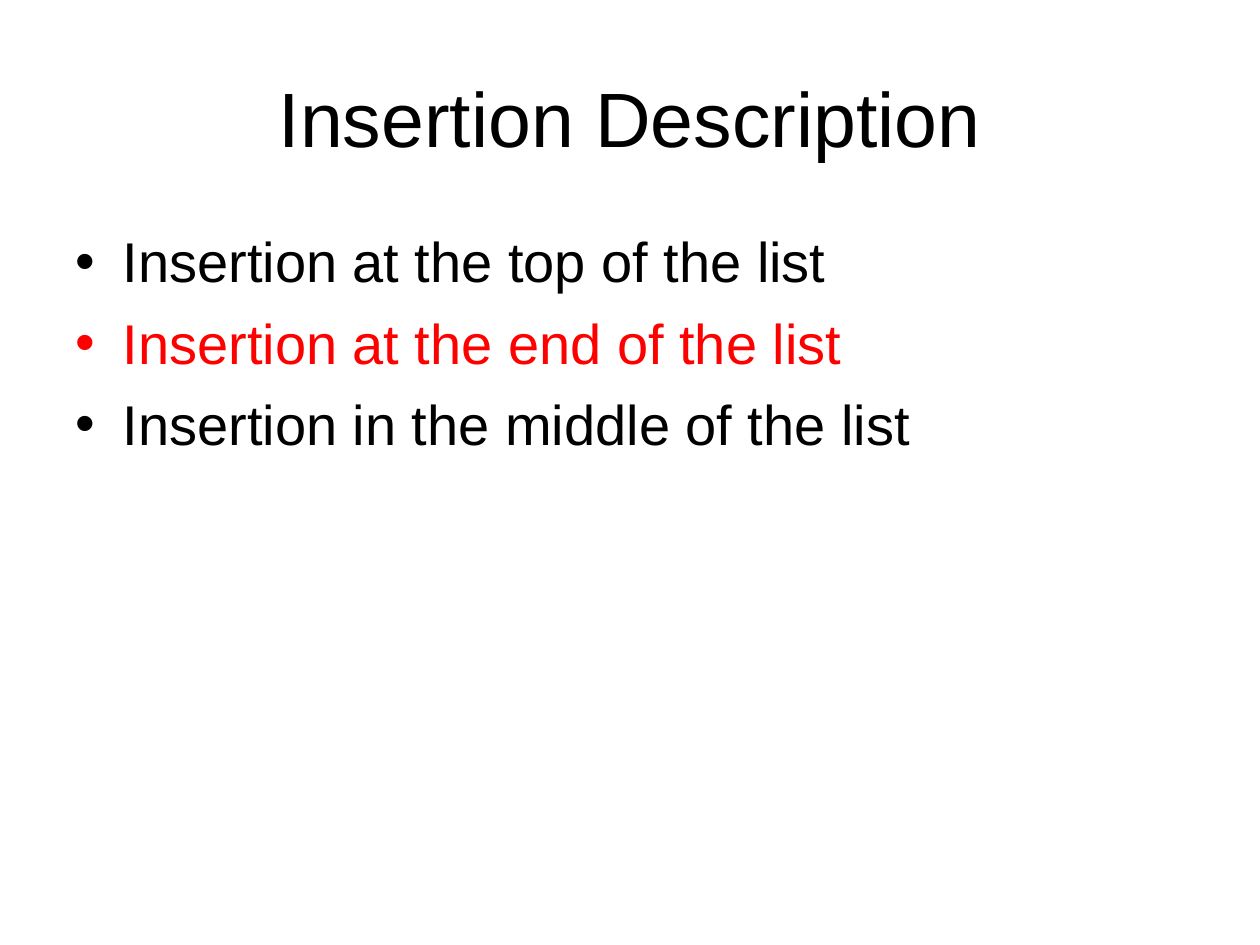
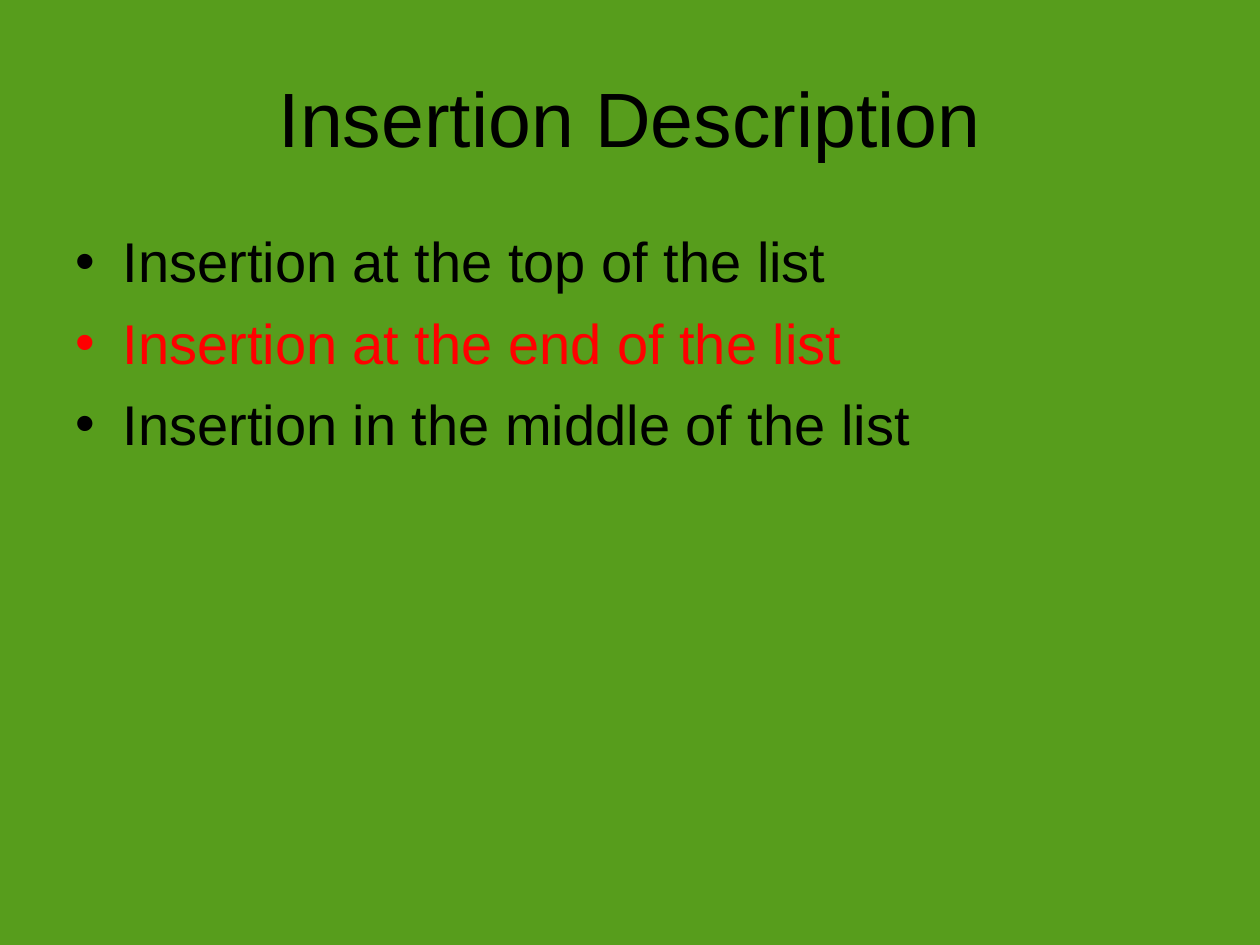
Before and after one commit to srinivaskodali/Practice, a slide deck: slide 23 of LinkedLists/Linked_Lists_mirafra_1.odp. Drawn at 1260x945 pixels with LibreOffice and Linux fonts; fonts in the diff are those of the drawing. Boxes give left, top, right and bottom in pixels: in the first picture for what was removed or moved away, otherwise in the second. Text is boxed around its words. In the diff, an @@ line names an element or a change of style, - is before the commit and + after.

```diff
--- a/LinkedLists/Linked_Lists_mirafra_1.odp
+++ b/LinkedLists/Linked_Lists_mirafra_1.odp
@@ background #FFFFFF to #579D1C @@
```
Also in this commit, not shown: 41 other slides changed, 2 other files.
